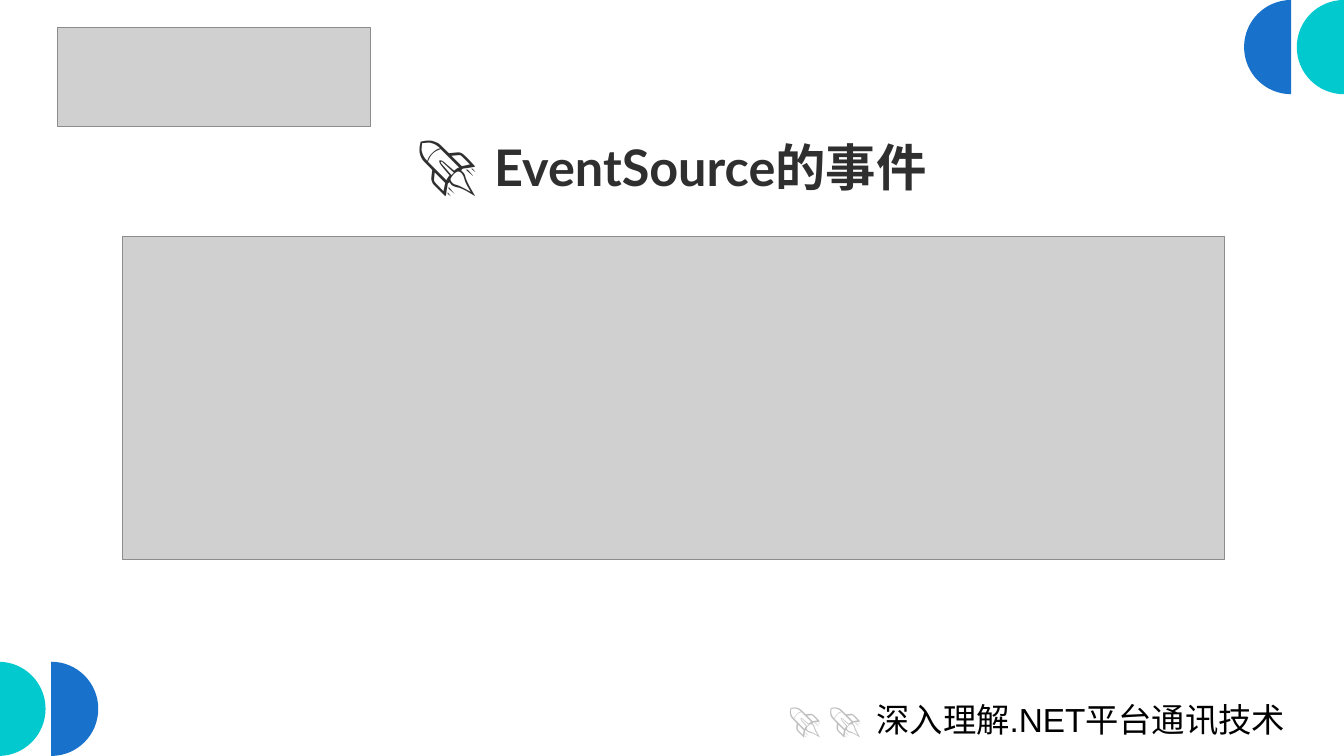
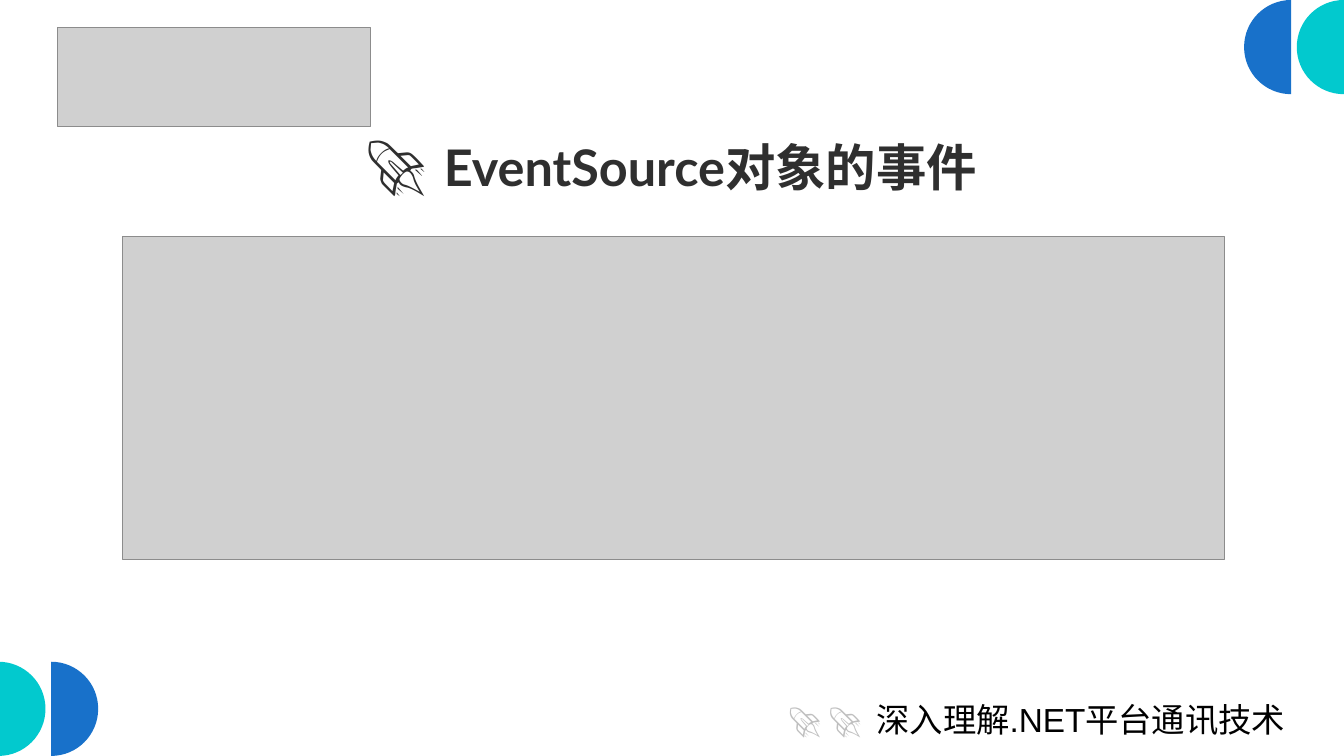
Before and after one commit to scottfly189/dotnet_net_course, a slide deck: slide 9 of src/8.SseDemo/sse_client.odp (slide 10 before the commit). Drawn at 1344x756 pixels with LibreOffice and Linux fonts; fonts in the diff are those of the drawing; grey boxes stand for pictures. Boxes give left, top, right and bottom in pixels: in the first picture for what was removed or moved away, otherwise in the second. Text is boxed around its words. In the diff, an @@ line names an element or a change of style, - is before the commit and + after.

```diff
--- a/src/8.SseDemo/sse_client.odp
+++ b/src/8.SseDemo/sse_client.odp
@@ title at [444, 143, 977, 191]: text changed @@
-🚀 EventSource的事件
+🚀 EventSource对象的事件
```
Also in this commit, not shown: 16 other slides changed, 1 slide removed.
